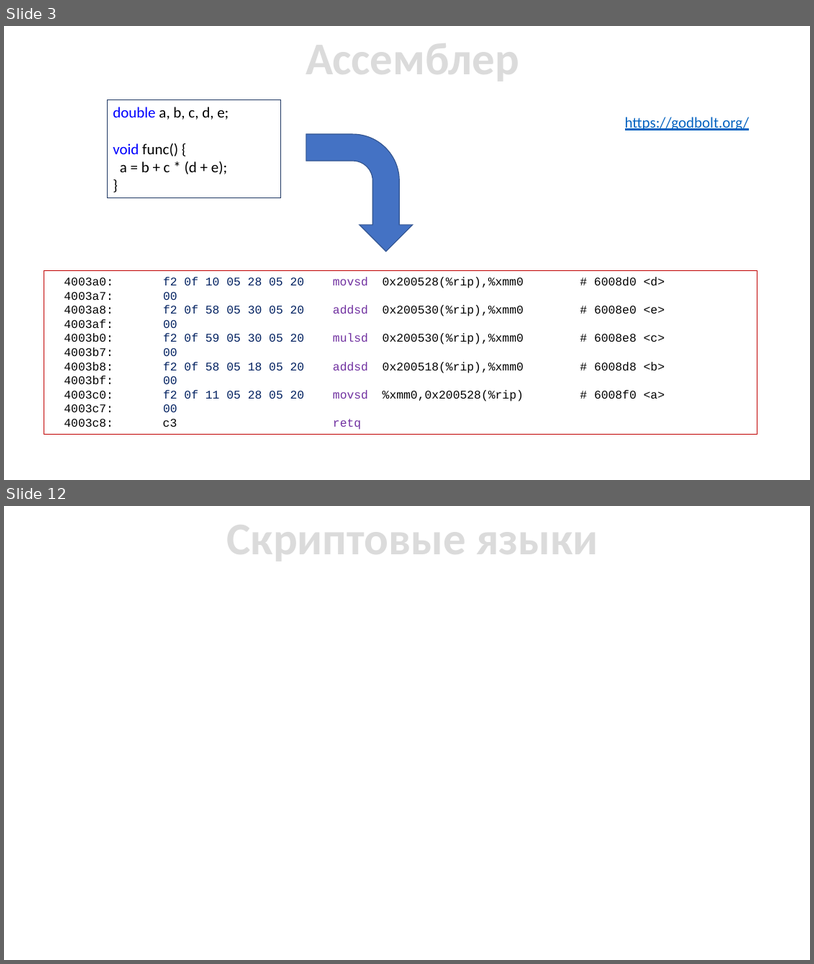
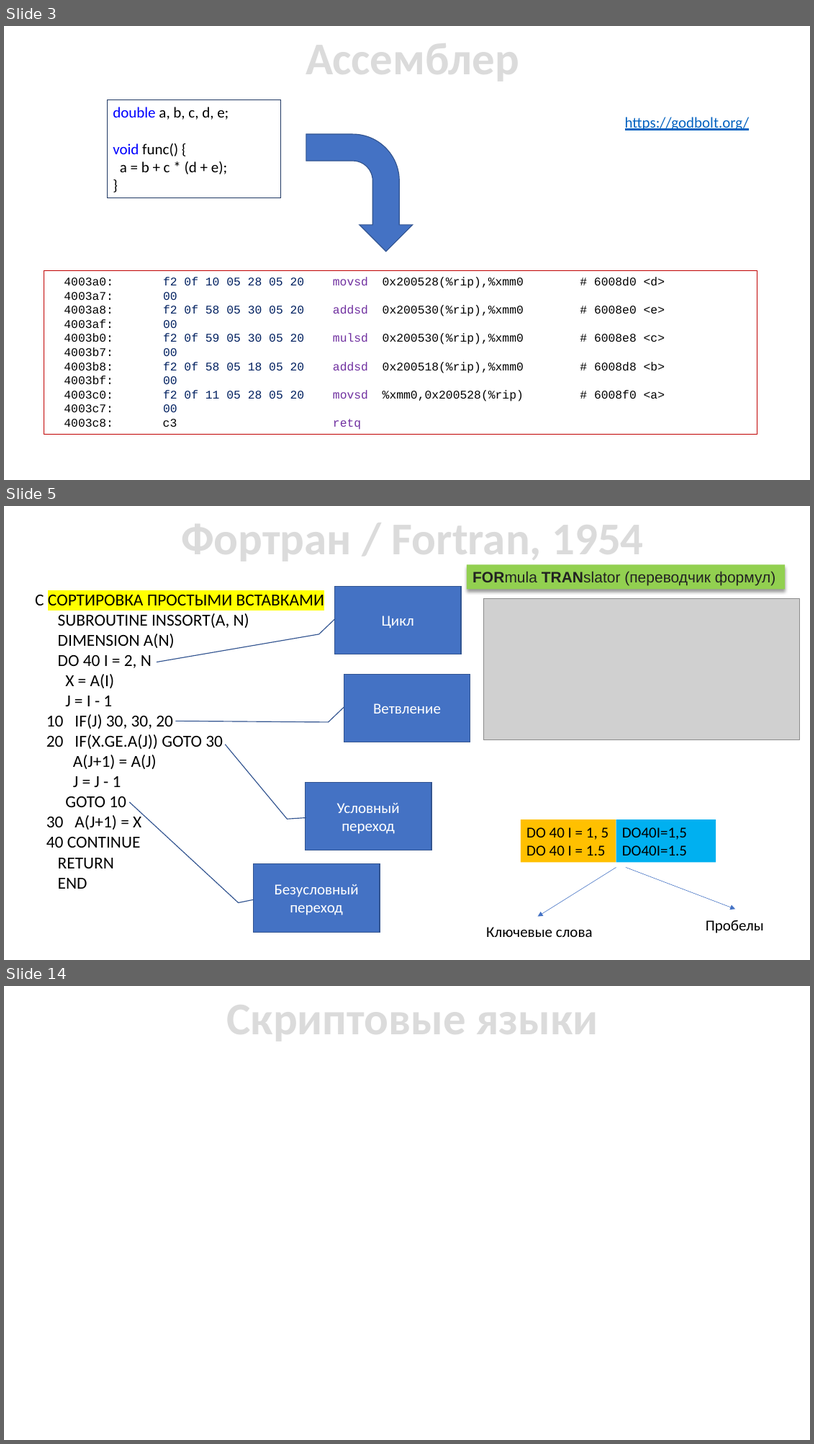
Before and after one commit to ukoloff/cfgram, a slide deck: slides/01 Intro.pptx. Shown one above the other, each under a label of ours: slides 3 and 12 before the commit, slides 3, 5 and 14 after it; the slides between them are not shown. The pictures are 814x964 and 814x1444 pixels, drawn with LibreOffice and Linux fonts; fonts in the diff are those of the drawing; grey boxes stand for pictures. Boxes give left, top, right and bottom in pixels: in the first picture for what was removed or moved away, otherwise in the second. Text is boxed around its words. In the diff, an @@ line names an element or a change of style, - is before the commit and + after.

```diff
--- a/slides/01 Intro.pptx
+++ b/slides/01 Intro.pptx
@@ slide 5 added at <box>4,506,810,960</box>, background #FFFFFF @@
@@ text added at <box>181,511,644,566</box>, 54 pt, text pattern #A5A5A5 on #DBDBDB, bold @@
+Фортран / Fortran, 1954
@@ rectangle added at <box>467,565,785,589</box>, fill #92D050, 18 pt, text #222222 @@
+FORmula TRANslator (переводчик формул)
@@ border callout added at <box>335,587,461,654</box>, fill #4472C4, outline #325491 1 pt, 18 pt, text #FFFFFF @@
+Цикл
@@ text added at <box>35,595,324,888</box>, 20 pt, text #000000 @@
+C СОРТИРОВКА ПРОСТЫМИ ВСТАВКАМИ
+SUBROUTINE INSSORT(A, N)
+DIMENSION A(N)
+DO 40 I = 2, N
+X = A(I)
+J = I - 1
+10 IF(J) 30, 30, 20
+20 IF(X.GE.A(J)) GOTO 30
+A(J+1) = A(J)
+J = J - 1
+GOTO 10
+30 A(J+1) = X
+40 CONTINUE
+RETURN
+END
@@ picture added at <box>484,599,800,740</box> @@
@@ border callout added at <box>344,674,471,742</box>, fill #4472C4, outline #325491 1 pt, 18 pt, text #FFFFFF @@
+Ветвление
@@ border callout added at <box>305,782,432,849</box>, fill #4472C4, outline #325491 1 pt, 18 pt, text #FFFFFF @@
+Условный
+переход
@@ rectangle added at <box>521,819,617,862</box>, fill #FFC000, 18 pt, text #000000 @@
+DO 40 I = 1, 5
+DO 40 I = 1.5
@@ rectangle added at <box>617,819,717,862</box>, fill #00B0F0, 18 pt, text #000000 @@
+DO40I=1,5
+DO40I=1.5
@@ border callout added at <box>253,864,380,932</box>, fill #4472C4, outline #325491 1 pt, 18 pt, text #FFFFFF @@
+Безусловный
+переход
@@ arrow added from (617, 867) to (538, 916), #4472C4 0.5 pt @@
@@ arrow added from (627, 867) to (736, 909), #4472C4 0.5 pt @@
@@ text added at <box>486,926,593,937</box>, 18 pt, text #000000 @@
+Ключевые слова
@@ text added at <box>706,919,764,933</box>, 18 pt, text #000000 @@
+Пробелы
@@ what was slide 12 is now slide 14 @@
```
Also in this commit, not shown: 14 slides changed, 12 other slides added, 5 slides removed.
